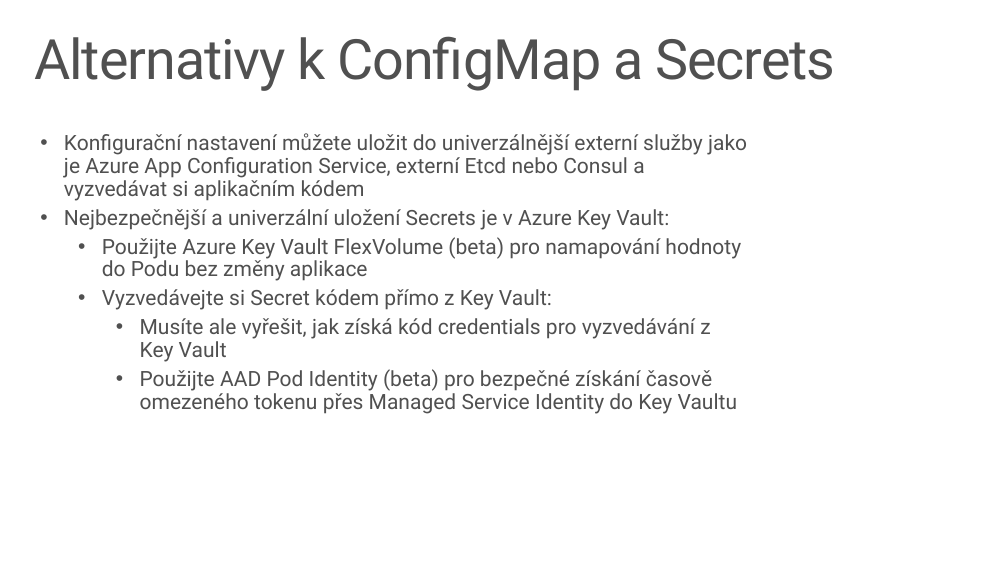
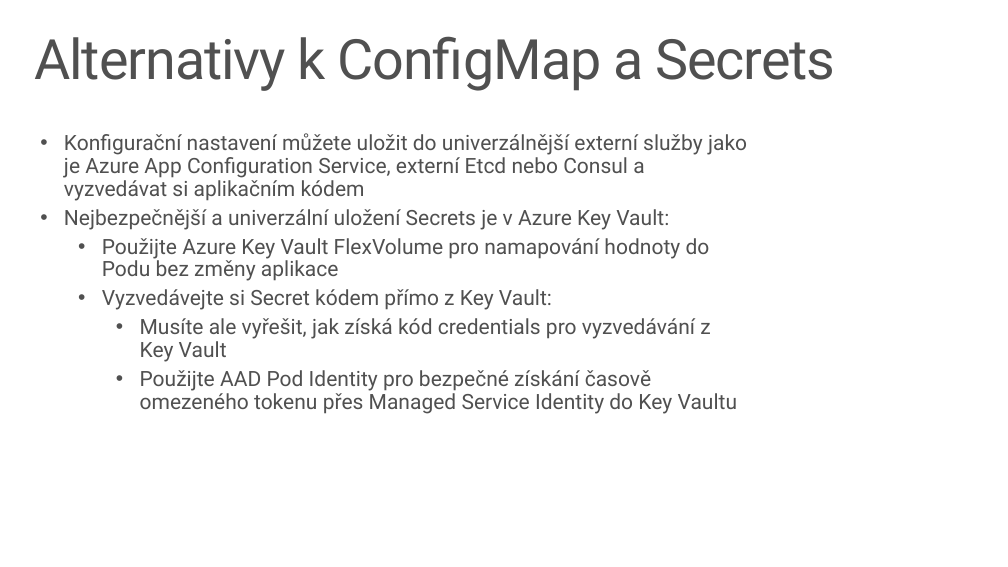
Before and after one commit to tkubica12/kubernetes-demo, a slide deck: slide 39 of PPT-CZ/Kubernetes - jak funguje.pptx. Drawn at 1008x567 pixels with LibreOffice and Linux fonts; fonts in the diff are those of the drawing. Boxes give left, top, right and bottom in pixels: in the first picture for what was removed or moved away, otherwise in the second. Text is boxed around its words. In the diff, an @@ line names an element or a change of style, - is before the commit and + after.

```diff
--- a/PPT-CZ/Kubernetes - jak funguje.pptx
+++ b/PPT-CZ/Kubernetes - jak funguje.pptx
@@ text at (102, 238, 710, 281): text changed @@
-    • Použijte Azure Key Vault FlexVolume (beta) pro namapování hodnoty do Podu bez změny aplikace
+    • Použijte Azure Key Vault FlexVolume pro namapování hodnoty do Podu bez změny aplikace
@@ text at (140, 370, 738, 414): text changed @@
-      • Použijte AAD Pod Identity (beta) pro bezpečné získání časově omezeného tokenu přes Managed Service Identity do Key Vaultu
+      • Použijte AAD Pod Identity pro bezpečné získání časově omezeného tokenu přes Managed Service Identity do Key Vaultu
```
Also in this commit, not shown: 1 other slide changed, 1 slide added, 1 slide removed.
